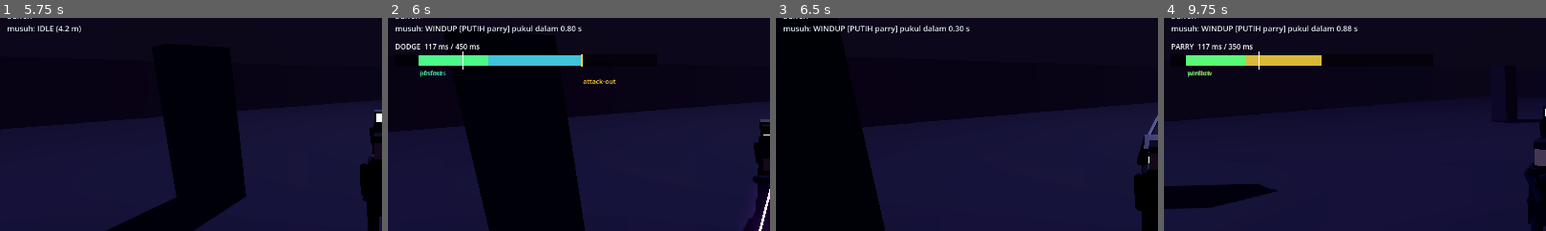
Above: before the commit, frames 1-4 (left to right).
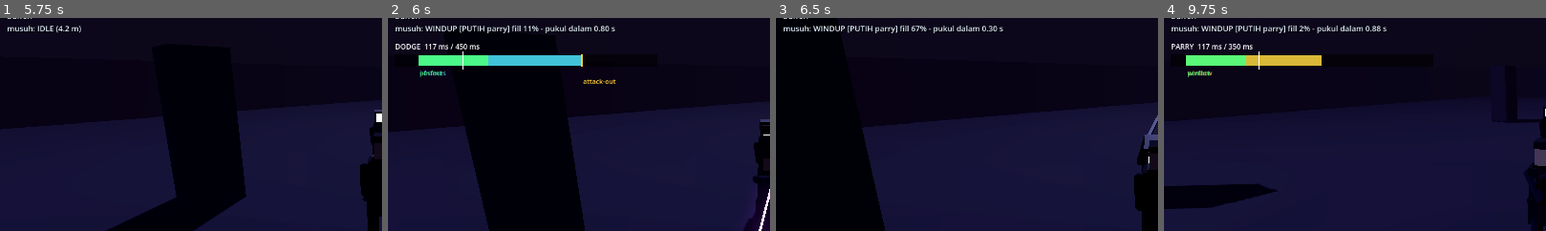
Above: after the commit, the same moments.

Repository: Watarufa/Pathaganna
Game: Godot game, scene res://scenes/main.tscn
Same seed, same stepped clock (60 frames per second), same inputs: the game is played once before the commit and once after it.
Inputs (mouse positions are % of the whole screen's width and height, from its top left):
- Up to frame 1 (5.75 s): click "M U L A I" at 0.5 s; move the mouse to (55, 49) at 1.27 s; hold W (move_forward) from 1.28 s (still down); tap Shift (dodge) at 1.35, 2.3, 3.6, 5.3 s; right-click (55, 49) at 1.55 s; move the mouse to (45, 50) at 2.02 s; right-click (45, 50) at 2.1 s; move the mouse to (52, 48) at 2.77 s; click (52, 48) at 2.85 s; right-click (52, 48) at 3.05 s; move the mouse to (49, 51) at 3.52 s; move the mouse to (57, 51) at 4.27 s; tap Tab (lockon) at 4.35 s; right-click (57, 51) at 4.55 s; tap F3 (debug_overlay) at 4.9 s; move the mouse to (42, 48) at 5.02 s; right-click (42, 48) at 5.1 s; tap Q (skill) at 5.65 s
- Up to frame 2 (6 s): keep holding W (move_forward); move the mouse to (51, 50) at 5.77 s; tap Shift (dodge) at 5.85 s
- Up to frame 3 (6.5 s): keep holding W (move_forward); right-click (51, 50) at 6.05 s
- Up to frame 4 (9.75 s): move the mouse to (46, 48) at 6.52 s; release W (move_forward) at 6.53 s; hold D (move_right) 6.53-7.28 s; right-click (46, 48) at 6.6 s; tap Shift (dodge) at 6.8, 8.1 s; move the mouse to (55, 49) at 7.27 s; hold W (move_forward) 7.28-9.53 s; click (55, 49) at 7.35 s; right-click (55, 49) at 7.55 s; move the mouse to (45, 50) at 8.02 s; move the mouse to (52, 48) at 8.77 s; tap Tab (lockon) at 8.85 s; right-click (52, 48) at 9.05 s; move the mouse to (49, 51) at 9.52 s; hold A (move_left) from 9.53 s (still down); right-click (49, 51) at 9.6 s
The pictures show only the part of the screen within x 0-50%, y 17-67%; the shares and areas given below are measured in that part.

Frame 1 is identical in both runs. In frame 2, 0.5% of the frame differs, in the area x 32-60%, y 3-8%; in frame 3, 0.5%; in frame 4, 0.5%.

Commit message:
show fill percentage in overlay and assert it renders in smoke test

Diff:
--- a/scripts/dev/combat_smoke.gd
+++ b/scripts/dev/combat_smoke.gd
@@ -87,6 +87,10 @@
 	var dummy := _nearest_dummy()
 	if dummy != null and dummy.has_method("state_name"):
 		_enemy_seen[dummy.state_name()] = true
+		# fill layar benar-benar dirender — cek state saja tidak menangkap
+		# kasus hitung mundur yang tidak pernah muncul
+		if dummy._screen_fill != null and dummy._screen_fill.visible:
+			_mark("enemy_fill_shown")
 
 	# kirim serangan terjadwal begitu jam FSM player mencapai titik yang diminta
 	if not _pending.is_empty():
@@ -177,7 +181,8 @@
 		if not _seen.has(s):
 			missing.append("state:" + s)
 	for key in ["player_hit_landed", "parry_perfect", "parry_normal", "enemy_staggered",
-			"perfect_dodge", "player_damaged", "skill_used", "player_died", "style_scored"]:
+			"perfect_dodge", "player_damaged", "skill_used", "player_died", "style_scored",
+			"enemy_fill_shown"]:
 		if not _events.has(key):
 			missing.append(key)
 	for s in ["WINDUP", "SWING"]:
--- a/scripts/ui/debug_overlay.gd
+++ b/scripts/ui/debug_overlay.gd
@@ -77,7 +77,9 @@
 	if s == "WINDUP" and not nearest._current.is_empty():
 		var w: float = nearest._current.windup
 		var kind := "PUTIH parry" if nearest._current.parryable else "MERAH dodge"
-		return "musuh: %s [%s] pukul dalam %.2f s" % [s, kind, maxf(w - nearest.state_time, 0.0)]
+		var fill := Telegraph.fill_amount(nearest.state_time, w)
+		return "musuh: %s [%s] fill %d%% - pukul dalam %.2f s" \
+			% [s, kind, roundi(fill * 100.0), maxf(w - nearest.state_time, 0.0)]
 	return "musuh: %s (%.1f m)" % [s, best]
 
 # ------------------------------------------------------------- timeline window
